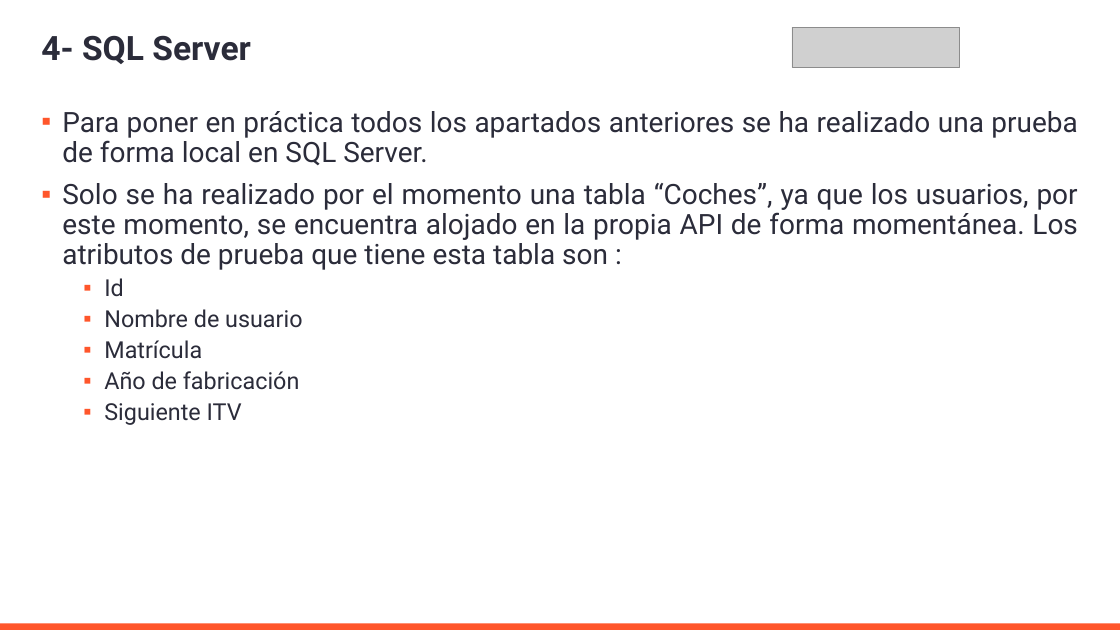
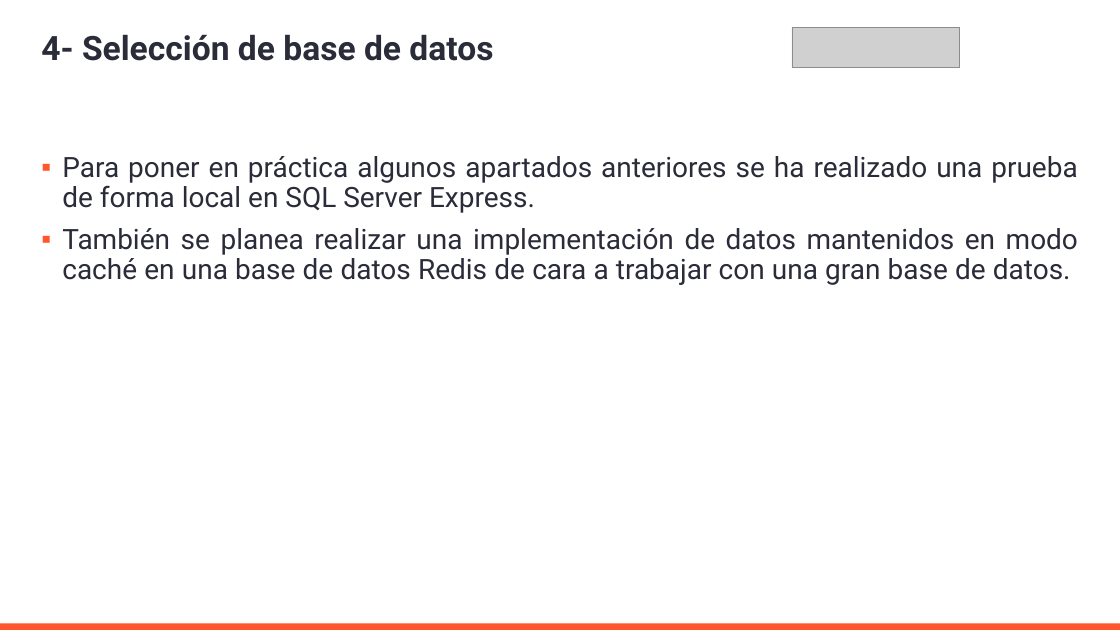
Before and after one commit to AleMedinaGarc/DotnetAPI-Practice, a slide deck: slide 9 of IniciacionDePracticasExternas.pptx. Drawn at 1120x630 pixels with LibreOffice and Linux fonts; fonts in the diff are those of the drawing; grey boxes stand for pictures; background and template pictures are left out. Boxes give left, top, right and bottom in pixels: in the first picture for what was removed or moved away, otherwise in the second. Text is boxed around its words. In the diff, an @@ line names an element or a change of style, - is before the commit and + after.

```diff
--- a/IniciacionDePracticasExternas.pptx
+++ b/IniciacionDePracticasExternas.pptx
@@ title at (x1=41, y1=34, x2=493, y2=61): text changed @@
-4- SQL Server
+4- Selección de base de datos
@@ text at (x1=62, y1=156, x2=1078, y2=285): text changed @@
-▪ Para poner en práctica todos los apartados anteriores se ha realizado una prueba de forma local en SQL Server.
-▪ Solo se ha realizado por el momento una tabla “Coches”, ya que los usuarios, por este momento, se encuentra alojado en la propia API de forma momentánea. Los atributos de prueba que tiene esta tabla son :
-  ▪ Id
-  ▪ Nombre de usuario
-  ▪ Matrícula
-  ▪ Año de fabricación
-  ▪ Siguiente ITV
+▪ Para poner en práctica algunos apartados anteriores se ha realizado una prueba de forma local en SQL Server Express.
+▪ También se planea realizar una implementación de datos mantenidos en modo caché en una base de datos Redis de cara a trabajar con una gran base de datos.
```
Also in this commit, not shown: 10 other slides changed, 1 slide removed, 5 other files.
